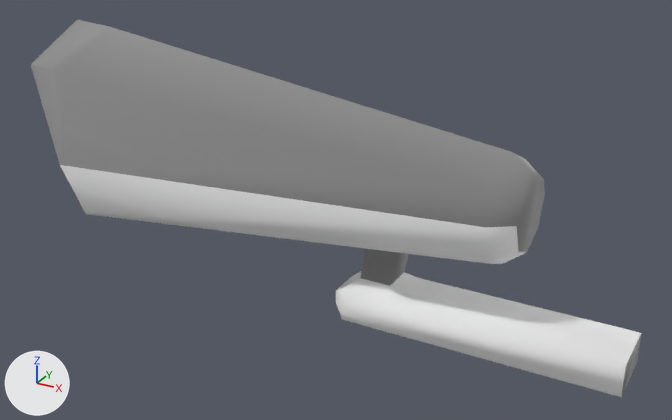
Renders of the FBX model Kart Proj/Assets/Props/CameraA.fbx from each side of a commit.
One viewpoint serves both versions: a camera (50 mm lens) standing at (2.46, -4.53, 2.22) and looking at (-0.03, -0.01, -0.04). Arrows for +X, +Y and +Z are at lower left; the lights stay in place.

The scene before the commit, as lines of its bpy script (objects in view):
```python
me_camera = bpy.data.meshes.new('Camera')
me_camera.from_pydata(...)  # 60 vertices, 53 faces; spans x -1.97..1.8, y -0.58..0.6, z -0.67..0.91
# faces by material slot: [30, 22, 1]
me_camera.materials.append(mat_white)  # white #ffffff
me_camera.materials.append(mat_l_grey)  # grey #bcbcbc
me_camera.materials.append(mat_black)  # black #000000
ob_obj_cameraa = bpy.data.objects.new('Obj_CameraA', me_camera)
ob_obj_cameraa.location = (0.0, 0.0, 0.0)
```
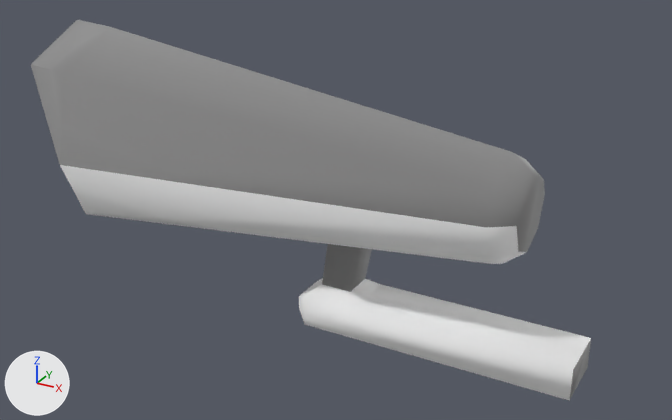
The newer file is also rescaled (x1.329), turned or shifted as a whole; pictures and numbers use the older file's frame.

The change in detail:
me_camera has 60 vertices, 53 faces and spans x -1.97..1.8, y -0.58..0.6, z -0.67..0.91.
me_camera is used by ob_obj_cameraa; location (0.0, 0.0, 0.0).
me_camera part 1: the loose piece of 22 vertices spanning x 0.03..1.8, y -0.19..0.18, z -0.67..-0.1 is moved by (-0.27, 0.0, -0.11).

What differs and where, as boxes [x1, y1, x2, y2] in the pictures (672 x 420 px; the box of a moved part takes in the faces that stretch with it):
'Obj_CameraA', reshaped (8% narrower): before [31, 20, 641, 397]; after [31, 20, 591, 401]
part 1 of me_camera, moved or reshaped: before [336, 249, 641, 397]; after [299, 244, 591, 401]
